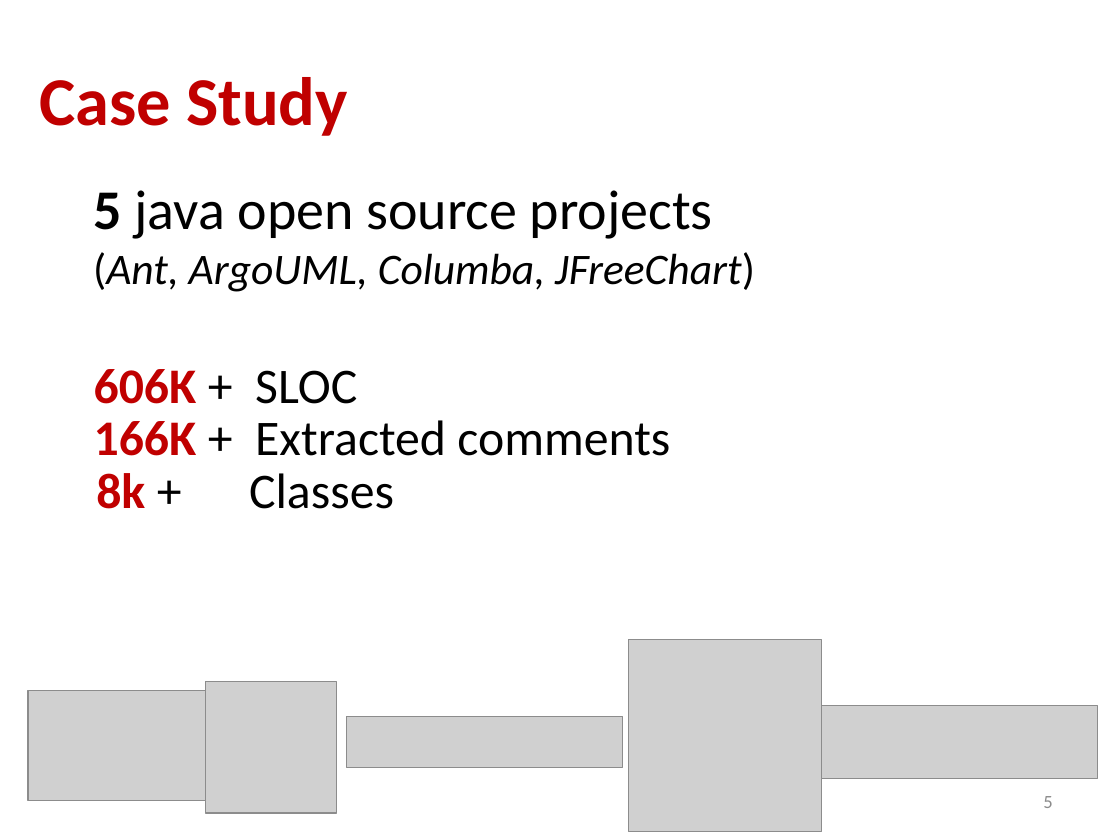
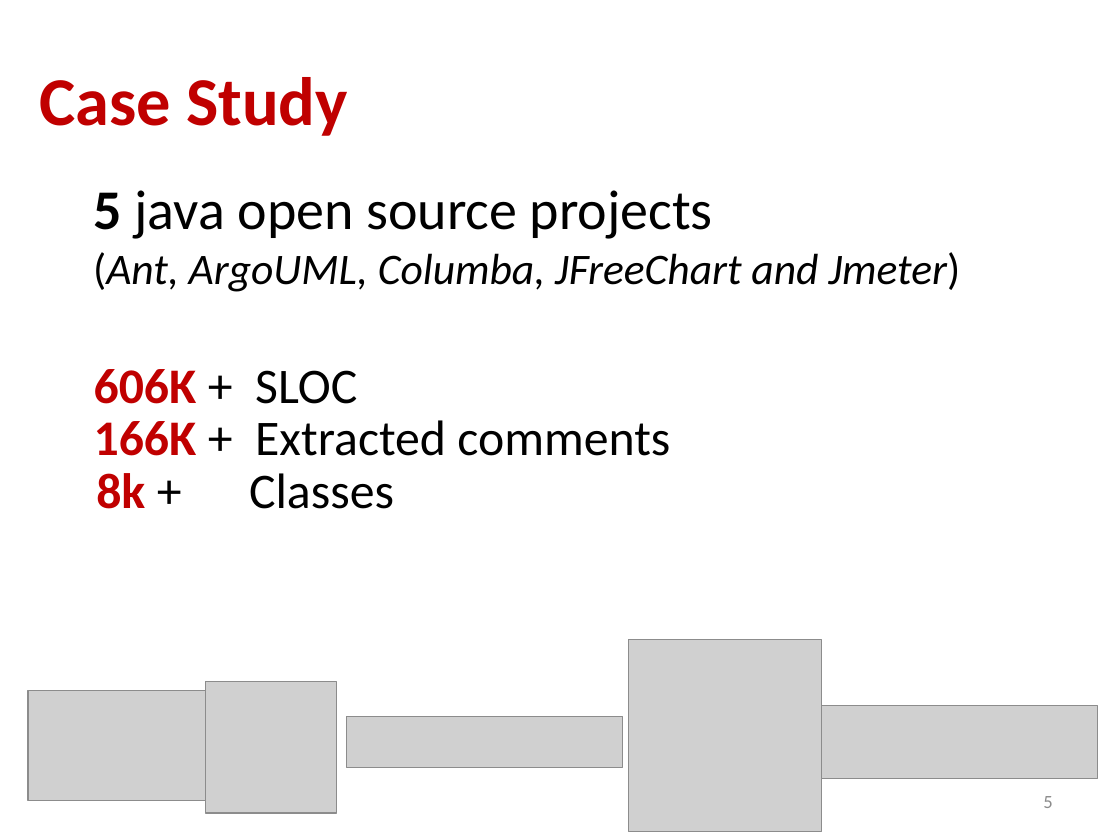
Before and after one commit to maldonado/mtd_paper, a slide deck: slide 5 of evermal_MTD2015_2.pptx. Drawn at 1120x840 pixels with LibreOffice and Linux fonts; fonts in the diff are those of the drawing; grey boxes stand for pictures. Boxes give left, top, right and bottom in pixels: in the first picture for what was removed or moved away, otherwise in the second. Text is boxed around its words. In the diff, an @@ line names an element or a change of style, - is before the commit and + after.

```diff
--- a/evermal_MTD2015_2.pptx
+++ b/evermal_MTD2015_2.pptx
@@ text at (x1=93, y1=252, x2=960, y2=292): text changed @@
-(Ant, ArgoUML, Columba, JFreeChart)
+(Ant, ArgoUML, Columba, JFreeChart and Jmeter)
```
Also in this commit, not shown: 7 other slides changed, 1 slide added.
